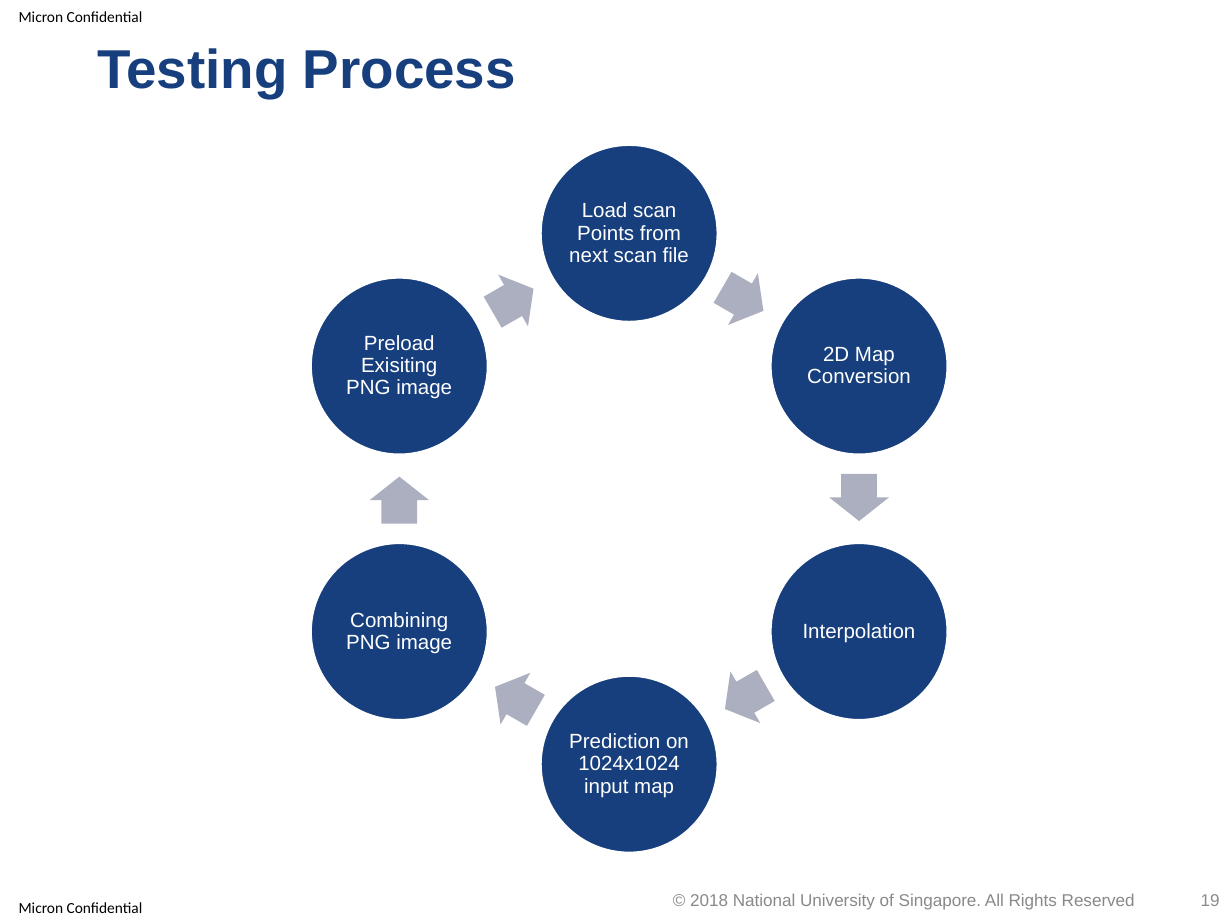
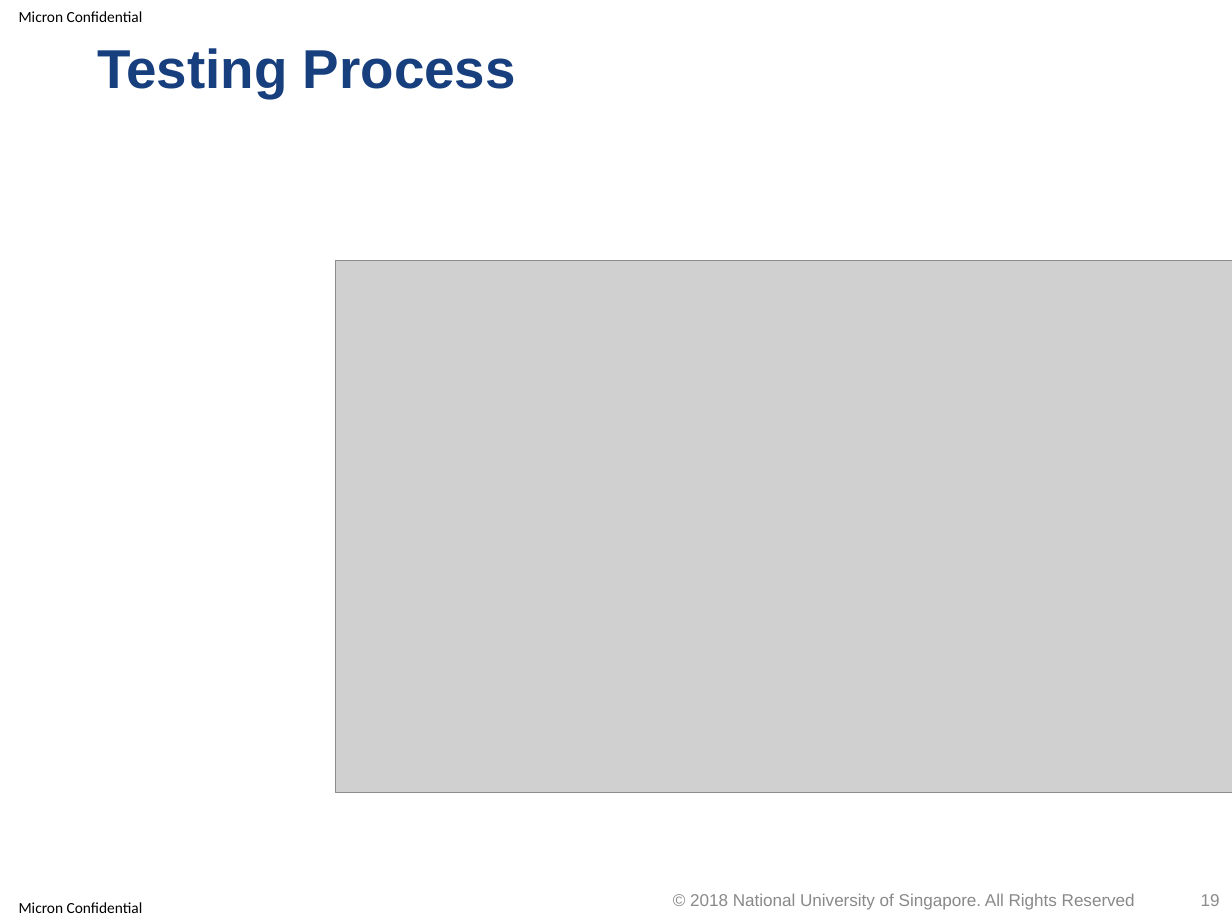
Before and after one commit to optimusium/3dscan, a slide deck: slide 19 of PracticeModule_Presentation.pptx. Drawn at 1232x924 pixels with LibreOffice and Linux fonts; fonts in the diff are those of the drawing; grey boxes stand for pictures; background and template pictures are left out. Boxes give left, top, right and bottom in pixels: in the first picture for what was removed or moved away, otherwise in the second. Text is boxed around its words. In the diff, an @@ line names an element or a change of style, - is before the commit and + after.

```diff
--- a/PracticeModule_Presentation.pptx
+++ b/PracticeModule_Presentation.pptx
@@ picture added at (335,260,1232,792) @@
@@ group removed at (310,145,947,853): 6 ellipses, 6 texts, 6 right arrows @@
-Load scan Points from next scan file
-2D Map Conversion
-Interpolation
-Prediction on 1024x1024 input map
-Combining PNG image
-Preload Exisiting PNG image
```
Also in this commit, not shown: 3 other slides changed, 1 other file.
